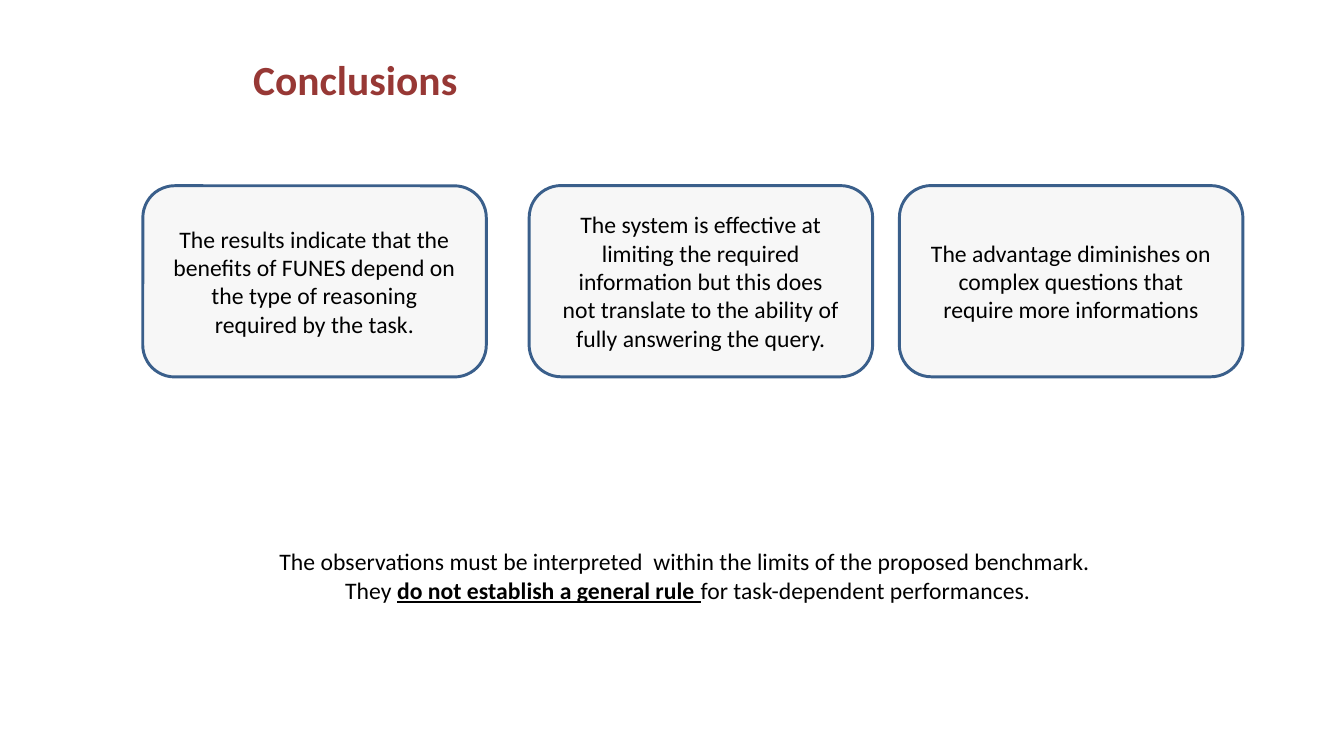
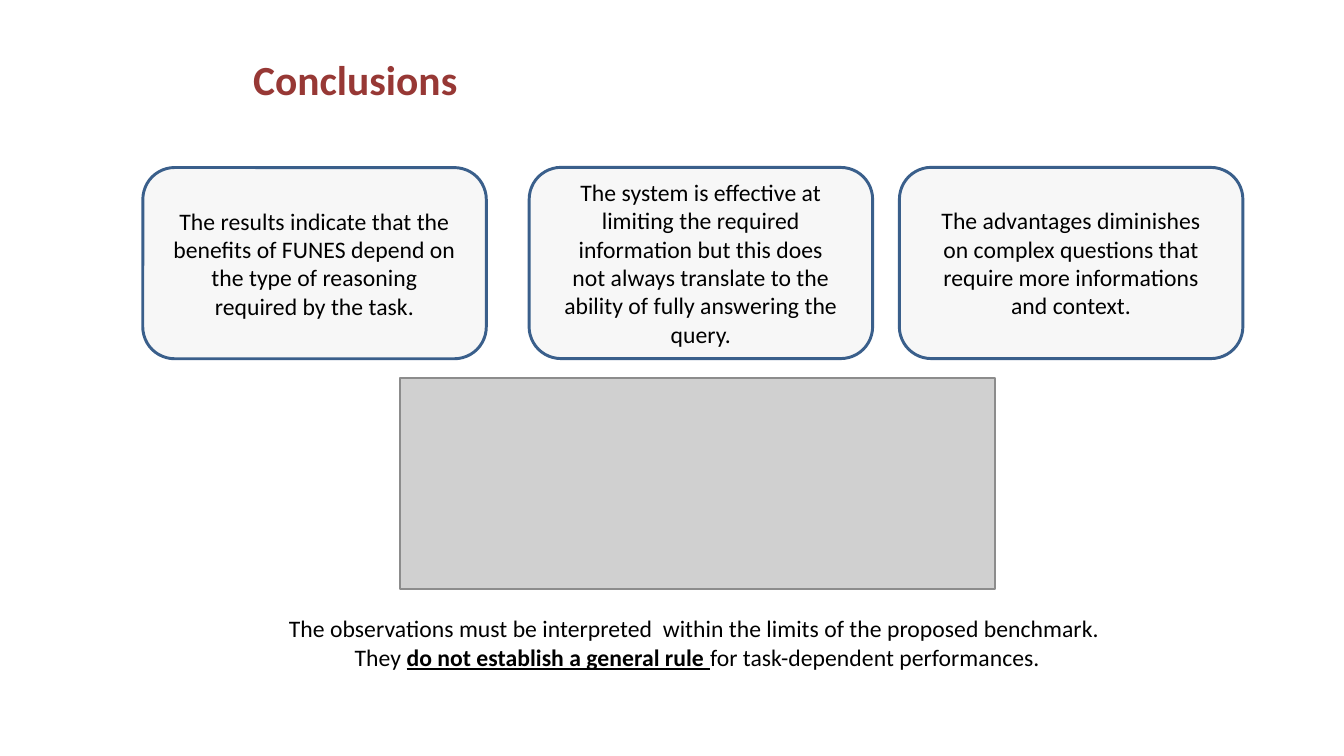
Before and after one commit to AntonLissa/AIRO-thesis, a slide deck: slide 23 of AIRO.pptx. Drawn at 1344x756 pixels with LibreOffice and Linux fonts; fonts in the diff are those of the drawing; grey boxes stand for pictures; background and template pictures are left out. Boxes give left, top, right and bottom in pixels: in the first picture for what was removed or moved away, otherwise in the second. Text is boxed around its words. In the diff, an @@ line names an element or a change of style, - is before the commit and + after.

```diff
--- a/AIRO.pptx
+++ b/AIRO.pptx
@@ 3 rounded rectangles: place and size @@
-3 rounded rectangles at <box>143,185,1242,377</box>
+3 rounded rectangles at <box>143,168,1242,360</box>
@@ text in rounded rectangle at <box>564,184,837,347</box>: text changed @@
-The system is effective at limiting the required information but this does not translate to the ability of fully answering the query.
+The system is effective at limiting the required information but this does not always translate to the ability of fully answering the query.
@@ text in rounded rectangle at <box>941,212,1200,314</box>: text changed @@
-The advantage diminishes on complex questions that require more informations
+The advantages diminishes on complex questions that require more informations and context.
@@ picture added at <box>400,377,995,588</box> @@
@@ text "The observations must be interpreted ...": place and size @@
-text "The observations must be interpreted ..." at <box>279,553,1089,603</box>
+text "The observations must be interpreted ..." at <box>289,620,1099,670</box>
```
Also in this commit, not shown: 1 other file.
